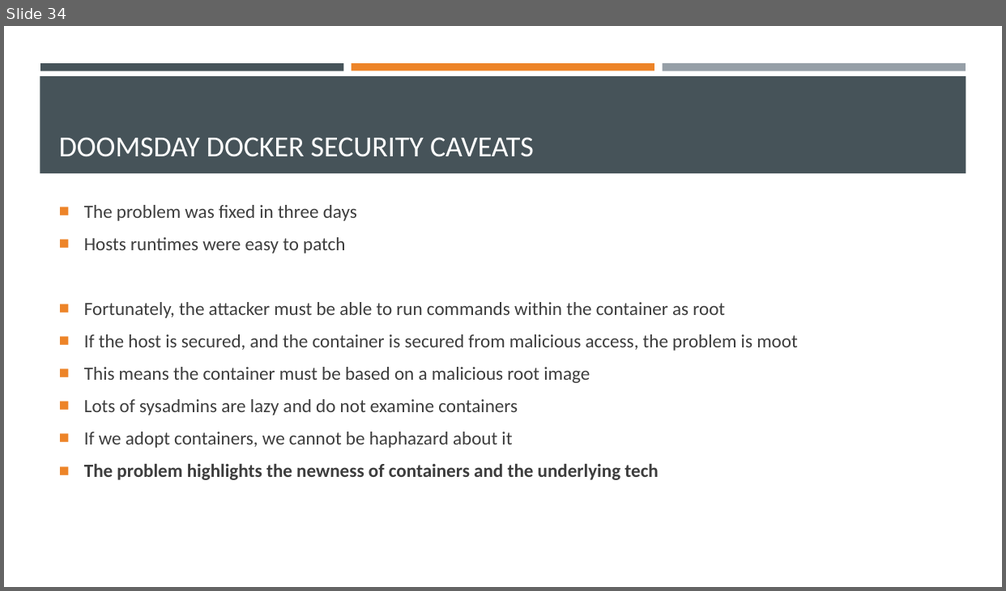
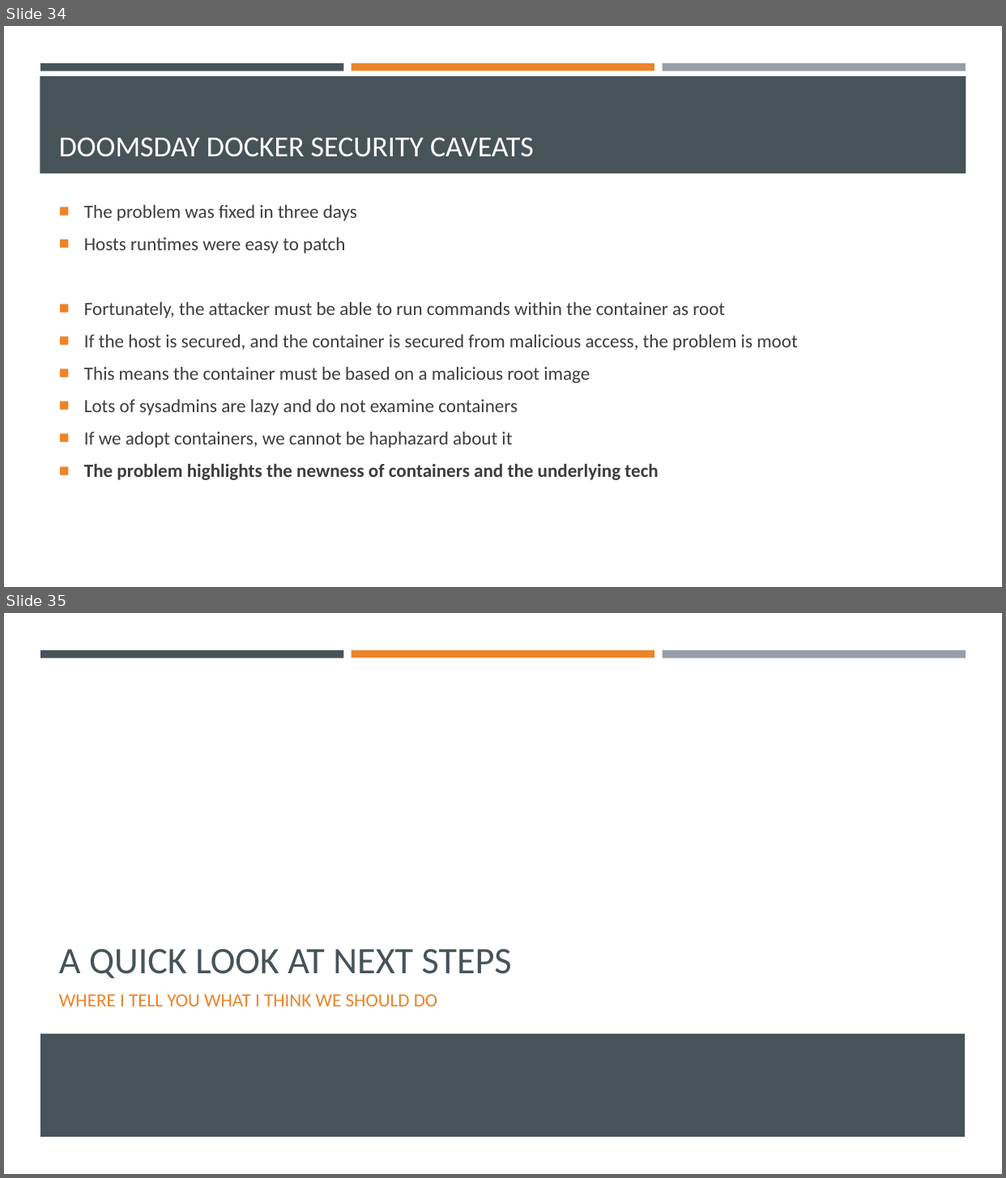
Before and after one commit to EnterpriseProductsLP/introduction-to-docker, a slide deck: presentation/presentation.pptx. Shown one above the other, each under a label of ours: slide 34 before the commit, slides 34 and 35 after it. The pictures are 1006x591 and 1006x1178 pixels, drawn with LibreOffice and Linux fonts; fonts in the diff are those of the drawing. Boxes give left, top, right and bottom in pixels: in the first picture for what was removed or moved away, otherwise in the second. Text is boxed around its words. In the diff, an @@ line names an element or a change of style, - is before the commit and + after.

Commit message:
Finished next steps section.

```diff
--- a/presentation/presentation.pptx
+++ b/presentation/presentation.pptx
@@ slide 35 added at [4, 613, 1002, 1174], background #FFFFFF; not listed: 3 template elements that a slide beside it also shows @@
@@ title added at [59, 949, 512, 978], 36 pt, text #465359 @@
+A QUICK LOOK AT NEXT STEPS
@@ text added at [59, 995, 437, 1007], 18 pt, text #ED8428 @@
+WHERE I TELL YOU WHAT I THINK WE SHOULD DO
@@ rectangle added at [40, 1033, 965, 1137], fill #465359 @@
```
Also in this commit, not shown: 5 other slides added.
